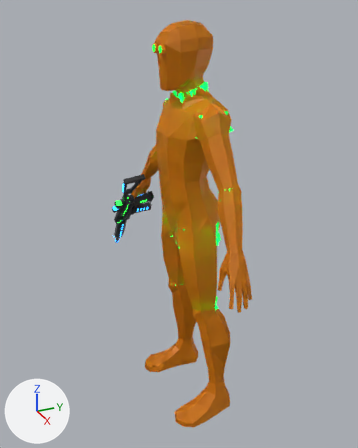
What one commit did to the glTF model data/droid_maintenance.glb.
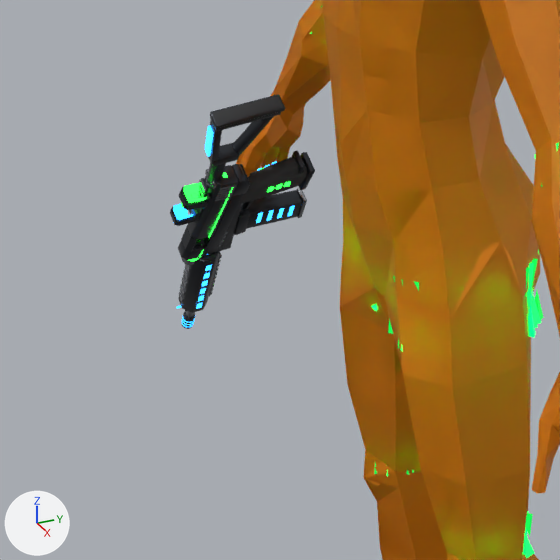
There are two pictures of each version: one whole from a camera (50 mm lens) standing at (2.046, -0.969, 2.087) and looking at (-0.159, 0.023, 0.984), one close up on the part from 17% to 63% of the width and 33% to 69% of the height. Every picture has the same lights, and +X, +Y and +Z are marked at lower left. The first two pictures are the older version. Where no turn or scale is listed for an object, it has been applied to the vertices.

Script lines for the objects in view, before the commit:
```python
me_droid_break_thigh_l_end = bpy.data.meshes.new('droid_break_thigh.L_end')
me_droid_break_thigh_l_end.from_pydata(...)  # 647 vertices, 489 faces; spans x 0.005..0.186, y -0.098..0.13, z 0.943..1.167
# faces by material slot: [6, 12, 111, 213, 147]
me_droid_break_thigh_l_end.materials.append(mat_material_003)  # orange #ff9500
me_droid_break_thigh_l_end.materials.append(mat_break_hollow)  # black #212427
me_droid_break_thigh_l_end.materials.append(mat_break_voxel_bright)  # green #00ff3f, glowing green #00ff3f
me_droid_break_thigh_l_end.materials.append(mat_break_voxel_mid)  # green #00da3f, glowing green #00ff4d
me_droid_break_thigh_l_end.materials.append(mat_break_voxel_dim)  # green #00aa38, glowing green #00ea4d
me_mesh = bpy.data.meshes.new('mesh')
me_mesh.from_pydata(...)  # 683 vertices, 1362 faces; spans x -0.63..0.63, y -0.17..0.17, z 0.02..2.0
me_mesh.materials.append(mat_material_003)  # orange #ff9500
me_rifle_gun = bpy.data.meshes.new('rifle_gun')
me_rifle_gun.from_pydata(...)  # 2372 vertices, 4444 faces; spans x -0.271..0.239, y -0.157..0.107, z -0.34..0.285
# faces by material slot: [2428, 716, 248, 1052]
me_rifle_gun.materials.append(mat_rifle_body)  # dark grey #3f4248
me_rifle_gun.materials.append(mat_rifle_trim)  # grey #adb1b6
me_rifle_gun.materials.append(mat_rifle_grip)  # dark grey #2c2e30
me_rifle_gun.materials.append(mat_rifle_glow)  # blue #2795ff, glowing blue #2795ff
ob_droid_break_thigh_l_end = bpy.data.objects.new('droid_break_thigh.L_end', me_droid_break_thigh_l_end)
ob_droid_break_thigh_l_end.location = (0.0, 0.0, 0.0)
ob_mesh_node = bpy.data.objects.new('mesh_node', me_mesh)
ob_mesh_node.location = (0.0, 0.0, 0.0)
ob_rifle_gun = bpy.data.objects.new('rifle_gun', me_rifle_gun)
ob_rifle_gun.location = (-0.606, -0.066, 0.922)
# also in view: 'gun' at (-0.583, -0.098, 0.931)
```
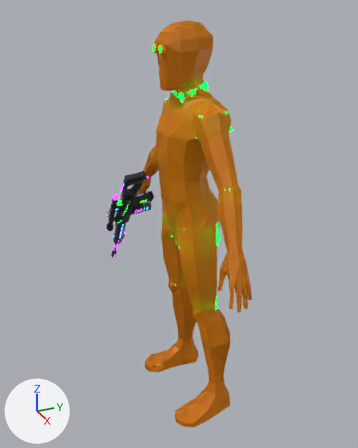
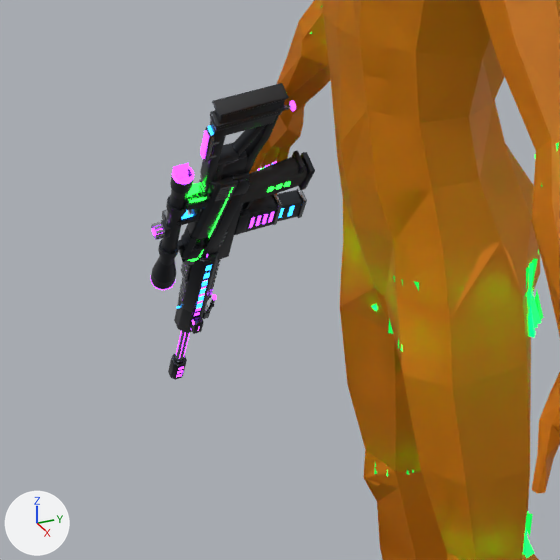
Changed parts and their boxes (x1, y1, x2, y2) in the close-ups (560 x 560 px):
'sniper_gun', added: after (150, 83, 304, 380)
    faces in mat_sniper_body (dark grey #3f4248): (151, 83, 304, 380)
    faces in mat_sniper_grip (dark grey #2c2e30): (214, 84, 299, 176)
    faces in mat_sniper_trim (grey #adb1b6): (151, 104, 292, 361)
    faces in mat_sniper_glow (purple #b338ff, glowing purple #b338ff): (150, 100, 296, 378)
'sniper_hud', added: after (173, 163, 194, 182)

What changed in the scene script:
```text
Add mat_sniper_screen:
    mat_sniper_screen = principled_material('sniper_screen')
    mat_sniper_screen.base_color = (0.0, 0.0, 0.0)  # black #000000
    mat_sniper_screen.metallic = 1.0
    mat_sniper_screen.roughness = 1.0
    mat_sniper_screen.emission_color = (0.45, 0.04, 1.0)  # purple #b338ff
    mat_sniper_screen.emission_strength = 4.0
Add mat_sniper_grip:
    mat_sniper_grip = principled_material('sniper_grip')
    mat_sniper_grip.base_color = (0.025, 0.027, 0.03)  # dark grey #2c2e30
    mat_sniper_grip.roughness = 0.75
Add mat_sniper_glow:
    mat_sniper_glow = principled_material('sniper_glow')
    mat_sniper_glow.base_color = (0.45, 0.04, 1.0)  # purple #b338ff
    mat_sniper_glow.roughness = 0.4
    mat_sniper_glow.emission_color = (0.45, 0.04, 1.0)  # purple #b338ff
    mat_sniper_glow.emission_strength = 4.0
Add mat_sniper_trim:
    mat_sniper_trim = principled_material('sniper_trim')
    mat_sniper_trim.base_color = (0.42, 0.44, 0.47)  # grey #adb1b6
    mat_sniper_trim.metallic = 1.0
    mat_sniper_trim.roughness = 0.25
Add mat_sniper_body:
    mat_sniper_body = principled_material('sniper_body')
    mat_sniper_body.base_color = (0.05, 0.055, 0.065)  # dark grey #3f4248
    mat_sniper_body.metallic = 0.85
    mat_sniper_body.roughness = 0.32
Add me_plane_002:
    me_plane_002.from_pydata([(-1.0, -1.0, -0.16), (1.0, -1.0, -0.16), (-1.0, 1.0, -0.16), (1.0, 1.0, -0.16), (-1.0, 0.0, 0.23), (1.0, 0.0, 0.23), (1.0, 0.5, 0.13), (-1.0, 0.5, 0.13), (-1.0, -0.5, 0.13), (1.0, -0.5, 0.13), (1.0, 0.75, 0.04), (-1.0, 0.75, 0.04), (-1.0, 0.25, 0.2), (1.0, 0.25, 0.2), (1.0, -0.25, 0.2), (-1.0, -0.25, 0.2), (-1.0, -0.75, 0.04), (1.0, -0.75, 0.04)], [], [(11, 10, 3), (11, 3, 2), (15, 14, 5), (15, 5, 4), (12, 13, 6), (12, 6, 7), (16, 17, 9), (16, 9, 8), (7, 6, 10), (7, 10, 11), (4, 5, 13), (4, 13, 12), (8, 9, 14), (8, 14, 15), (0, 1, 17), (0, 17, 16)])
    me_plane_002.materials.append(mat_sniper_screen)  # black #000000, glowing purple #b338ff
Add me_sniper_gun:
    me_sniper_gun.from_pydata(...)  # 3820 vertices, 7248 faces; spans x -0.425..0.259, y -0.187..0.069, z -0.529..0.31
    # faces by material slot: [4480, 1156, 240, 1372]
    me_sniper_gun.materials.append(mat_sniper_body)  # dark grey #3f4248
    me_sniper_gun.materials.append(mat_sniper_trim)  # grey #adb1b6
    me_sniper_gun.materials.append(mat_sniper_grip)  # dark grey #2c2e30
    me_sniper_gun.materials.append(mat_sniper_glow)  # purple #b338ff, glowing purple #b338ff
Add ob_sniper_hud:
    ob_sniper_hud = bpy.data.objects.new('sniper_hud', me_plane_002)
    ob_sniper_hud.parent = ob_sniper
    ob_sniper_hud.location = (-1.86, 0.0, 1.42)
    ob_sniper_hud.rotation_euler = (0.0, 1.571, 0.0)  # degrees (0, 90, 0)
    ob_sniper_hud.scale = (0.13, 0.12, 1.0)
Add ob_sniper:
    ob_sniper = bpy.data.objects.new('sniper', None)
    ob_sniper.location = (-0.606, -0.0664, 0.922)
    ob_sniper.rotation_euler = (1.412, 2.255, -0.0878)  # degrees (81, 129, -5)
    ob_sniper.scale = (0.105, 0.105, 0.105)
Add ob_sniper_gun:
    ob_sniper_gun = bpy.data.objects.new('sniper_gun', me_sniper_gun)
    ob_sniper_gun.location = (-0.606, -0.066, 0.922)
```
